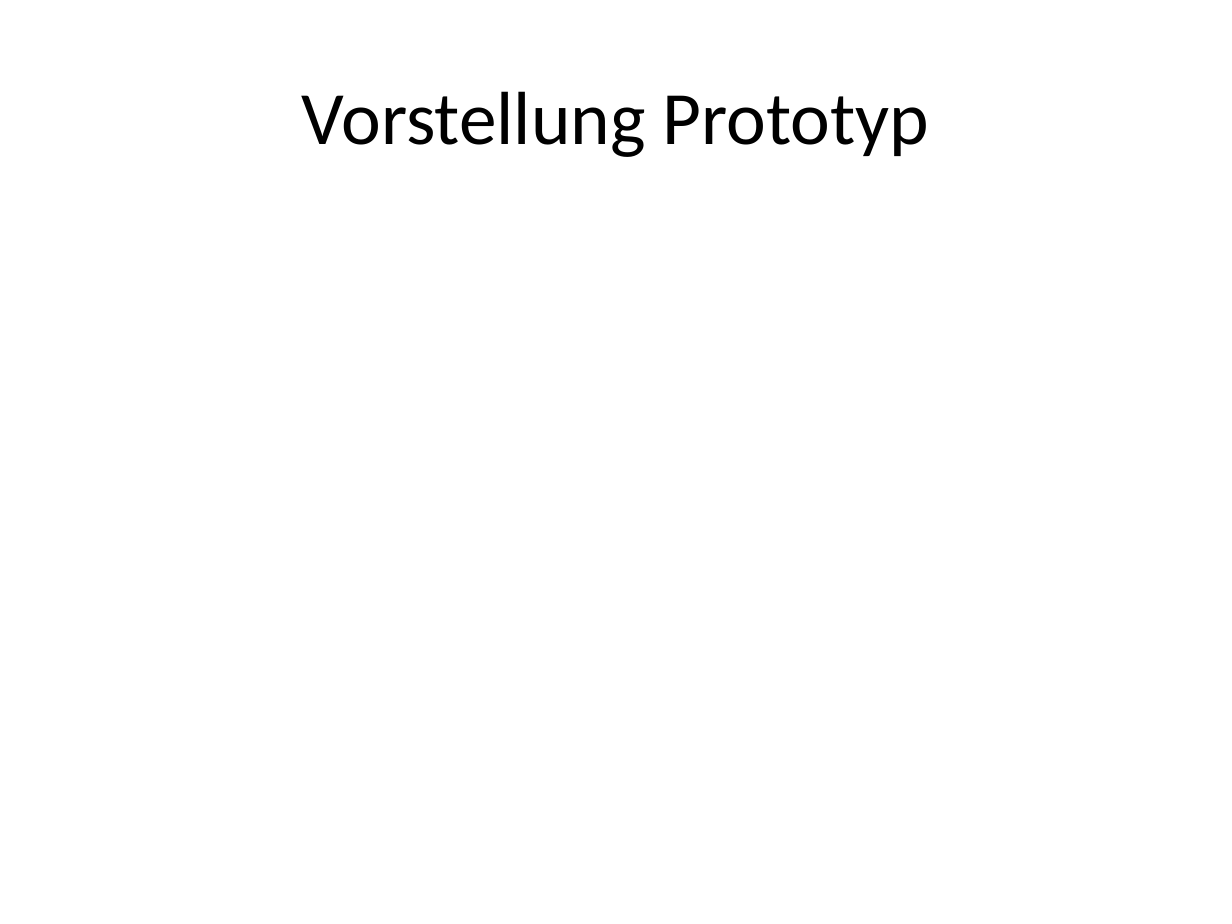
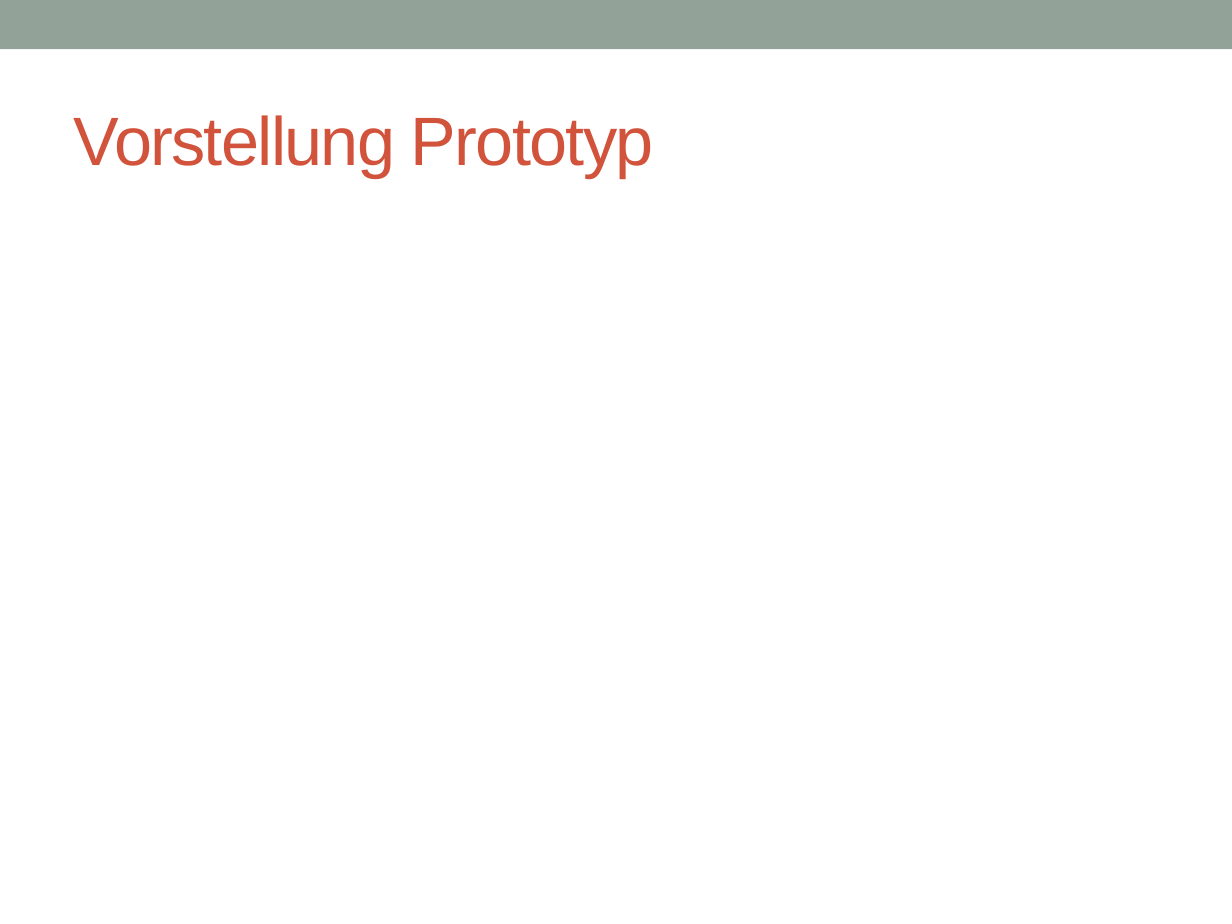
Before and after one commit to SWE-Projekt14/software-engineering, a slide deck: slide 12 of Präsentation/Softwareingeneering Präse V1.5.pptx. Drawn at 1232x924 pixels with LibreOffice and Linux fonts; fonts in the diff are those of the drawing. Boxes give left, top, right and bottom in pixels: in the first picture for what was removed or moved away, otherwise in the second. Text is boxed around its words. In the diff, an @@ line names an element or a change of style, - is before the commit and + after.

```diff
--- a/Präsentation/Softwareingeneering Präse V1.5.pptx
+++ b/Präsentation/Softwareingeneering Präse V1.5.pptx
@@ rectangle added at (x1=0, y1=0, x2=1232, y2=49), fill #93A299 @@
@@ title "Vorstellung Prototyp" moved from (x1=302, y1=91, x2=929, y2=157) to (x1=74, y1=115, x2=654, y2=178) @@
@@ title "Vorstellung Prototyp" at (x1=74, y1=115, x2=654, y2=178): size 44 to 40 pt, font Calibri to Arial, text colour #000000 to #D2533C, letter spacing 0 to -1 pt; alignment centre to left @@
```
Also in this commit, not shown: 11 other slides changed, 4 other files.
